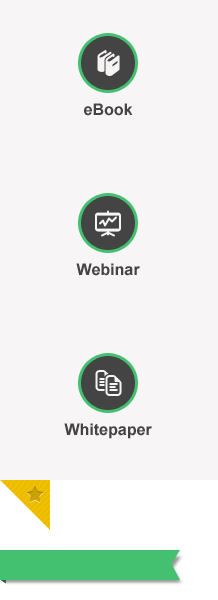
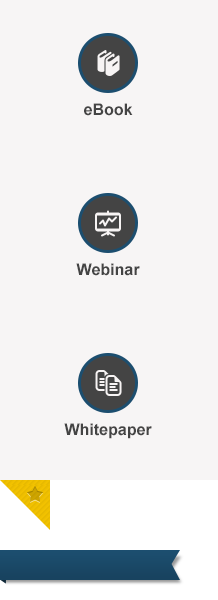
Before/after of a 218x600 layered artwork. What changed in the layer stack:
painted on "ribbon" (2nd of 3, in "faixa" › "ribbon"), masked it over (0, 550, 180, 580)
painted on "ribbon" (3rd of 3, in "faixa" › "ribbon"), masked it over (0, 579, 6, 584)
painted on "icone" (1st of 3, in "whitepaper"), masked it over (95, 370, 122, 396)
painted on "elipse" (1st of 3, in "whitepaper"), masked it over (78, 353, 138, 413)
masked "thumb" (1st of 3, in "whitepaper") over (64, 353, 152, 439)
painted on "icone" (2nd of 3, in "webinar"), masked it over (95, 210, 121, 237)
painted on "elipse" (2nd of 3, in "webinar"), masked it over (78, 193, 138, 253)
masked "thumb" (2nd of 3, in "webinar") over (76, 193, 140, 276)
painted on "icone" (3rd of 3, in "ebook"), masked it over (98, 50, 120, 76)
painted on "elipse" (3rd of 3, in "ebook"), masked it over (78, 33, 138, 93)
masked "thumb" (3rd of 3, in "ebook") over (78, 33, 138, 116)
